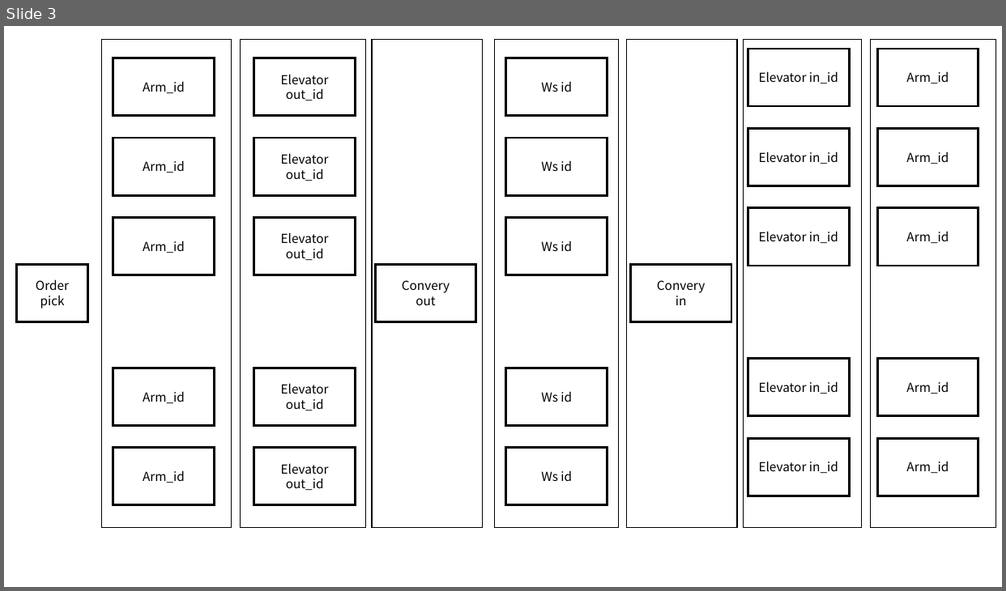
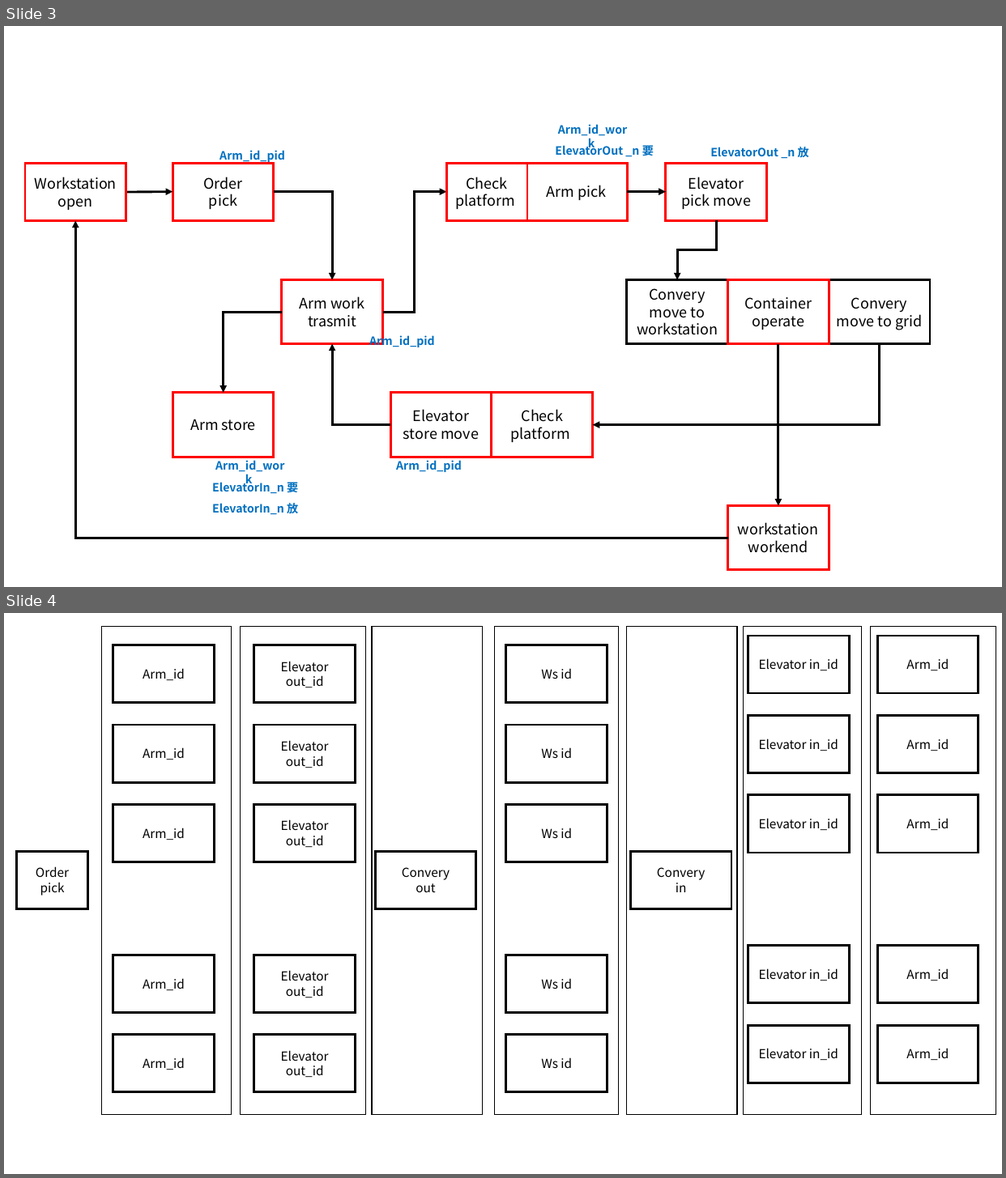
Before and after one commit to ethan1226/asrs_ofai, a slide deck: flowchart.pptx. Shown one above the other, each under a label of ours: slide 3 before the commit, slides 3 and 4 after it. The pictures are 1006x591 and 1006x1178 pixels, drawn with LibreOffice and Linux fonts; fonts in the diff are those of the drawing. Boxes give left, top, right and bottom in pixels: in the first picture for what was removed or moved away, otherwise in the second. Text is boxed around its words. In the diff, an @@ line names an element or a change of style, - is before the commit and + after.

```diff
--- a/flowchart.pptx
+++ b/flowchart.pptx
@@ slide 3 added at [4,26,1002,587], background #FFFFFF @@
@@ text added at [330,124,627,310], 11 pt, text #0070C0, bold @@
+Arm_id_work
@@ text added at [555,143,654,158], 11 pt, text #0070C0, bold @@
+ElevatorOut _n 要
@@ text added at [710,147,809,159], 11 pt, text #0070C0, bold @@
+ElevatorOut _n 放
@@ rectangle added at [25,163,126,220], fill #FFFFFF, outline #FF0000 2.25 pt, 14 pt, text #000000 @@
+Workstation
+open
@@ rectangle added at [172,163,274,220], fill #FFFFFF, outline #FF0000 2.25 pt, 14 pt, text #000000 @@
+Order
+pick
@@ text added at [219,150,285,163], 11 pt, text #0070C0, bold @@
+Arm_id_pid
@@ rectangle added at [446,163,527,220], fill #FFFFFF, outline #FF0000 2.25 pt, 14 pt, text #000000 @@
+Check
+platform
@@ rectangle added at [526,163,628,220], fill #FFFFFF, outline #FF0000 2.25 pt, 14 pt, text #000000 @@
+Arm pick
@@ rectangle added at [666,163,767,220], fill #FFFFFF, outline #FF0000 2.25 pt, 14 pt, text #000000 @@
+Elevator pick move
@@ arrow added from (126, 192) to (172, 191), #000000 2.25 pt @@
@@ elbow arrow added from (274, 191) to (332, 280), #000000 2.25 pt @@
@@ elbow arrow added from (383, 312) to (446, 191), #000000 2.25 pt @@
@@ arrow added from (628, 191) to (666, 191), #000000 2.25 pt @@
@@ elbow arrow added from (728, 538) to (76, 220), #000000 2.25 pt @@
@@ elbow arrow added from (717, 220) to (678, 280), #000000 2.25 pt @@
@@ rectangle added at [282,280,383,344], fill #FFFFFF, outline #FF0000 2.25 pt, 14 pt, text #000000 @@
+Arm work trasmit
@@ rectangle added at [627,280,728,344], fill #FFFFFF, outline #000000 2.25 pt, 14 pt, text #000000 @@
+Convery move to workstation
@@ rectangle added at [728,280,829,344], fill #FFFFFF, outline #FF0000 2.25 pt, 14 pt, text #000000 @@
+Container
+operate
@@ rectangle added at [829,280,930,344], fill #FFFFFF, outline #000000 2.25 pt, 14 pt, text #000000 @@
+Convery move to grid
@@ elbow arrow added from (282, 312) to (224, 393), #000000 2.25 pt @@
@@ text added at [369,334,435,348], 11 pt, text #0070C0, bold @@
+Arm_id_pid
@@ elbow arrow added from (390, 425) to (332, 344), #000000 2.25 pt @@
@@ elbow arrow added from (880, 344) to (592, 425), #000000 2.25 pt @@
@@ arrow added from (779, 344) to (779, 506), #000000 2.25 pt @@
@@ rectangle added at [172,393,274,457], fill #FFFFFF, outline #FF0000 2.25 pt, 14 pt, text #000000 @@
+Arm store
@@ rectangle added at [390,393,492,457], fill #FFFFFF, outline #FF0000 2.25 pt, 14 pt, text #000000 @@
+Elevator store move
@@ rectangle added at [492,393,592,457], fill #FFFFFF, outline #FF0000 2.25 pt, 14 pt, text #000000 @@
+Check
+platform
@@ text added at [215,460,284,472], 11 pt, text #0070C0, bold @@
+Arm_id_work
@@ text added at [396,460,462,472], 11 pt, text #0070C0, bold @@
+Arm_id_pid
@@ text added at [212,480,298,495], 11 pt, text #0070C0, bold @@
+ElevatorIn_n 要
@@ text added at [212,501,298,516], 11 pt, text #0070C0, bold @@
+ElevatorIn_n 放
@@ rectangle added at [728,506,829,570], fill #FFFFFF, outline #FF0000 2.25 pt, 14 pt, text #000000 @@
+workstationworkend
@@ what was slide 3 is now slide 4 @@
```
Also in this commit, not shown: 3 slides changed.
